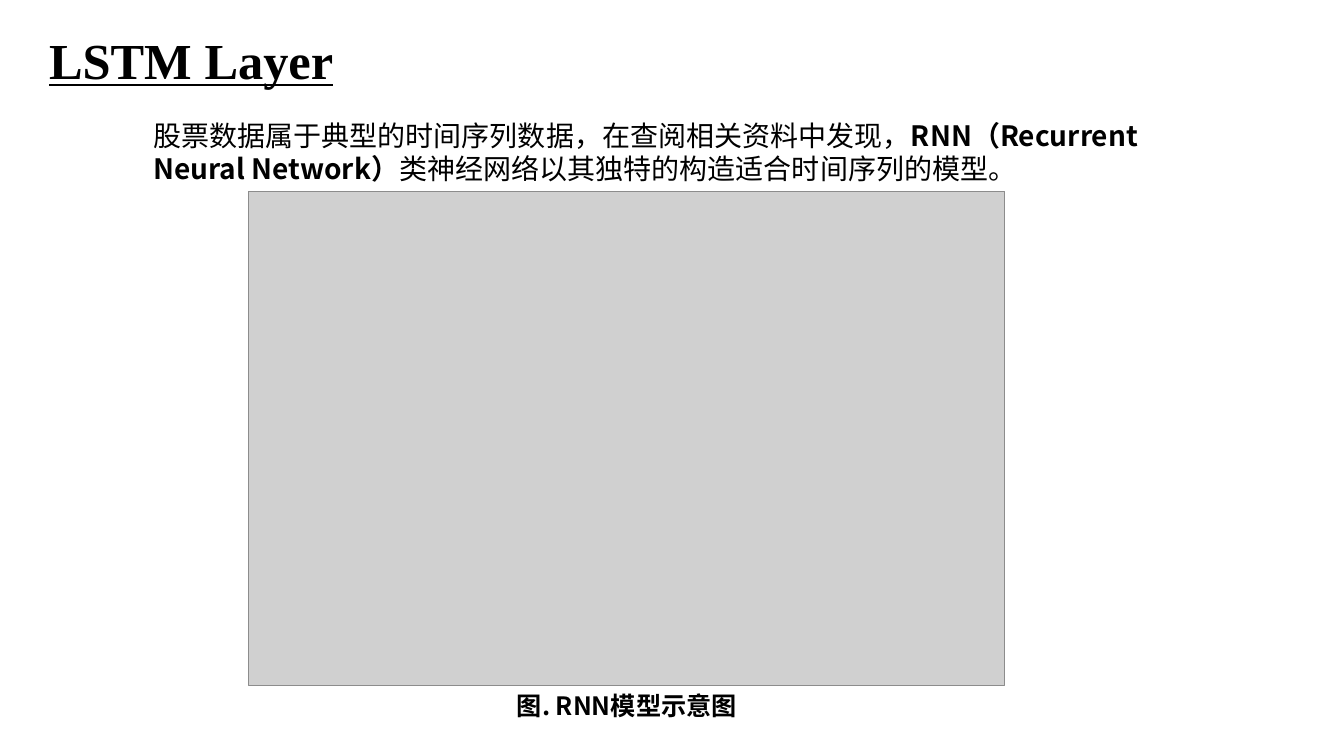
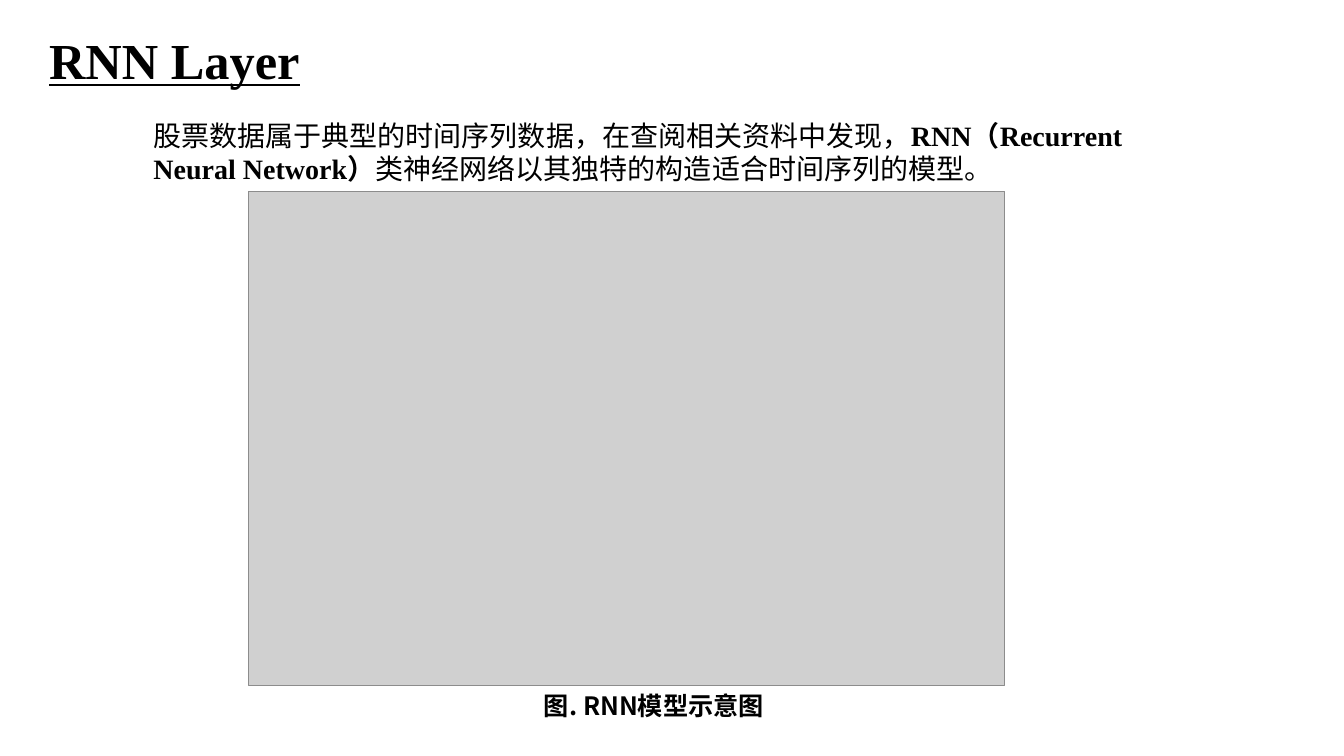
Before and after one commit to Jzzzi/Courses, a slide deck: slide 5 of introToAi/FinalPre/人工智能导论 股票预测.pptx (slide 3 before the commit). Drawn at 1344x756 pixels with LibreOffice and Linux fonts; fonts in the diff are those of the drawing; grey boxes stand for pictures. Boxes give left, top, right and bottom in pixels: in the first picture for what was removed or moved away, otherwise in the second. Text is boxed around its words. In the diff, an @@ line names an element or a change of style, - is before the commit and + after.

```diff
--- a/introToAi/FinalPre/人工智能导论 股票预测.pptx
+++ b/introToAi/FinalPre/人工智能导论 股票预测.pptx
@@ title at (49,46,300,90): text changed @@
-LSTM Layer
+RNN Layer
@@ text "股票数据属于典型的时间序列数据，在查阅相关资料中发现，RNN（Recurrent Neural Network）类神经网 ..." at (153,122,1122,182): font Noto Sans CJK SC to Times New Roman in "股票数据属于典型的时间序列数据，在查阅相关资料中发现，RNN（Recurrent Neural Network）类神经网 ..." @@
@@ text "图. RNN模型示意图": place and size @@
-text "图. RNN模型示意图" at (517,693,737,718)
+text "图. RNN模型示意图" at (544,693,764,718)
```
Also in this commit, not shown: 4 other slides changed, 5 slides added, 1 slide removed, 1 other file.
